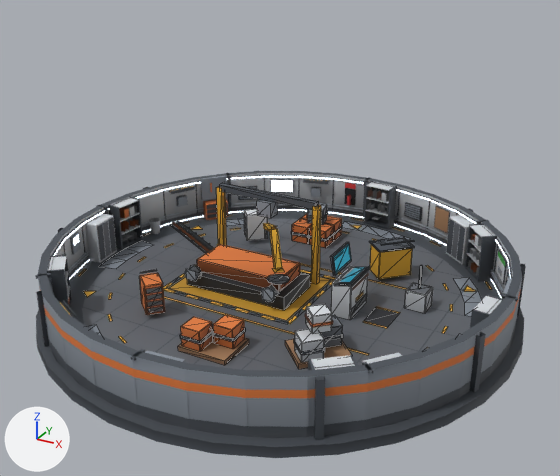
An edit to the glTF model assets/models/parts_works_s_far.glb, drawn before and after from the same camera.
Camera for both pictures: a 50 mm camera at (8.33, -15.14, 9.17) aimed at (0.24, -0.44, 1.82). Arrows for +X, +Y and +Z are at lower left; the lights stay in place. The picture after the commit comes second. Mesh edges are drawn as thin lines on the coarser meshes.

Names of what the first picture shows: 'Base', 'Interior'.
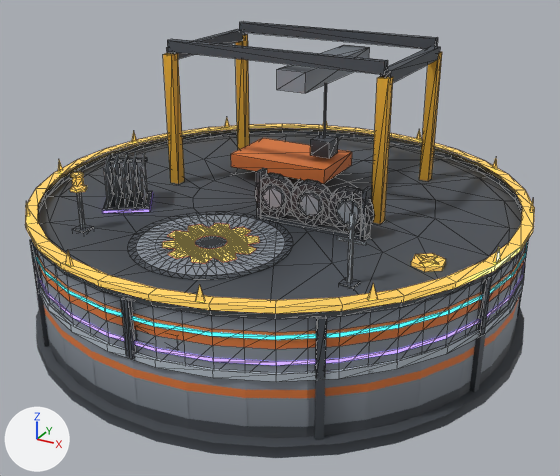
Edits to the bpy script that builds the scene:
```text
Add mat_neon_001:
    mat_neon_001 = bpy.data.materials.new('Neon.001')
    # nodes: BsdfPrincipled, Mix, OutputMaterial, VertexColor
    # colours: orange #ff8c43, orange #e07a3a, mixed with the vertex colours
Add mat_l5gold_001:
    mat_l5gold_001 = bpy.data.materials.new('L5Gold.001')
    # nodes: BsdfPrincipled, Mix, OutputMaterial, VertexColor
    # colours: orange #cba650, orange #ffd166, mixed with the vertex colours
Add mat_l4band_001:
    mat_l4band_001 = bpy.data.materials.new('L4Band.001')
    # nodes: BsdfPrincipled, Mix, OutputMaterial, VertexColor
    # colours: purple #aa8eff, purple #a78bfa, mixed with the vertex colours
Add mat_l3band_001:
    mat_l3band_001 = bpy.data.materials.new('L3Band.001')
    # nodes: BsdfPrincipled, Mix, OutputMaterial, VertexColor
    # colours: cyan #3ee0ff, mixed with the vertex colours
Add me_roof:
    me_roof.from_pydata(...)  # 1670 vertices, 2331 faces; spans x -5.69..5.69, y -5.75..5.75, z 1.38..6.13
    # faces by material slot: [258, 2073]
    me_roof.materials.append(mat_neon_001)
    me_roof.materials.append(mat_palette_001)
Add me_l5_001:
    me_l5_001.from_pydata(...)  # 237 vertices, 282 faces; spans x -5.75..5.75, y -5.75..5.75, z 2.54..3.88
    # faces by material slot: [264, 18]
    me_l5_001.materials.append(mat_l5gold_001)
    me_l5_001.materials.append(mat_palette_001)
Add me_l4_001:
    me_l4_001.from_pydata(...)  # 132 vertices, 142 faces; spans x -5.67..5.67, y -5.67..5.67, z 1.66..3.67
    # faces by material slot: [72, 70]
    me_l4_001.materials.append(mat_l4band_001)
    me_l4_001.materials.append(mat_palette_001)
Add me_l3:
    me_l3.from_pydata(...)  # 64 vertices, 64 faces; spans x -5.67..5.67, y -5.67..5.67, z 2.18..2.26
    me_l3.materials.append(mat_l3band_001)
Add me_l2_001:
    me_l2_001.from_pydata(...)  # 136 vertices, 166 faces; spans x -5.7..5.7, y -5.7..5.7, z 1.34..4.42
    me_l2_001.materials.append(mat_palette_001)
Add ob_roof:
    ob_roof = bpy.data.objects.new('Roof', me_roof)
    ob_roof.location = (0.0, 0.0, 0.0)
Add ob_l5:
    ob_l5 = bpy.data.objects.new('L5', me_l5_001)
    ob_l5.location = (0.0, 0.0, 0.0)
Add ob_l4:
    ob_l4 = bpy.data.objects.new('L4', me_l4_001)
    ob_l4.location = (0.0, 0.0, 0.0)
Add ob_l3:
    ob_l3 = bpy.data.objects.new('L3', me_l3)
    ob_l3.location = (0.0, 0.0, 0.0)
Add ob_l2:
    ob_l2 = bpy.data.objects.new('L2', me_l2_001)
    ob_l2.location = (0.0, 0.0, 0.0)
```

Boxes (x1, y1, x2, y2) around the edits, measured in the pictures (560 x 476 px):
'Roof', added: after (30, 21, 529, 378)
    faces in mat_palette_001: (30, 21, 529, 378)
    faces in mat_neon_001: (162, 223, 260, 263)
'L5', added: after (25, 118, 535, 314)
    faces in mat_l5gold_001: (25, 118, 535, 314)
    faces in mat_palette_001: (72, 192, 94, 233)
'L2', added: after (40, 192, 525, 382)
'L4', added: after (40, 154, 524, 365)
    faces in mat_palette_001: (103, 154, 152, 211)
    faces in mat_l4band_001: (40, 192, 524, 365)
'L3', added: after (37, 244, 527, 340)
'Base', unchanged, covered by the edit: before (35, 171, 526, 458); after (36, 266, 526, 458)
'Interior', unchanged, covered by the edit: before (78, 183, 492, 369)
